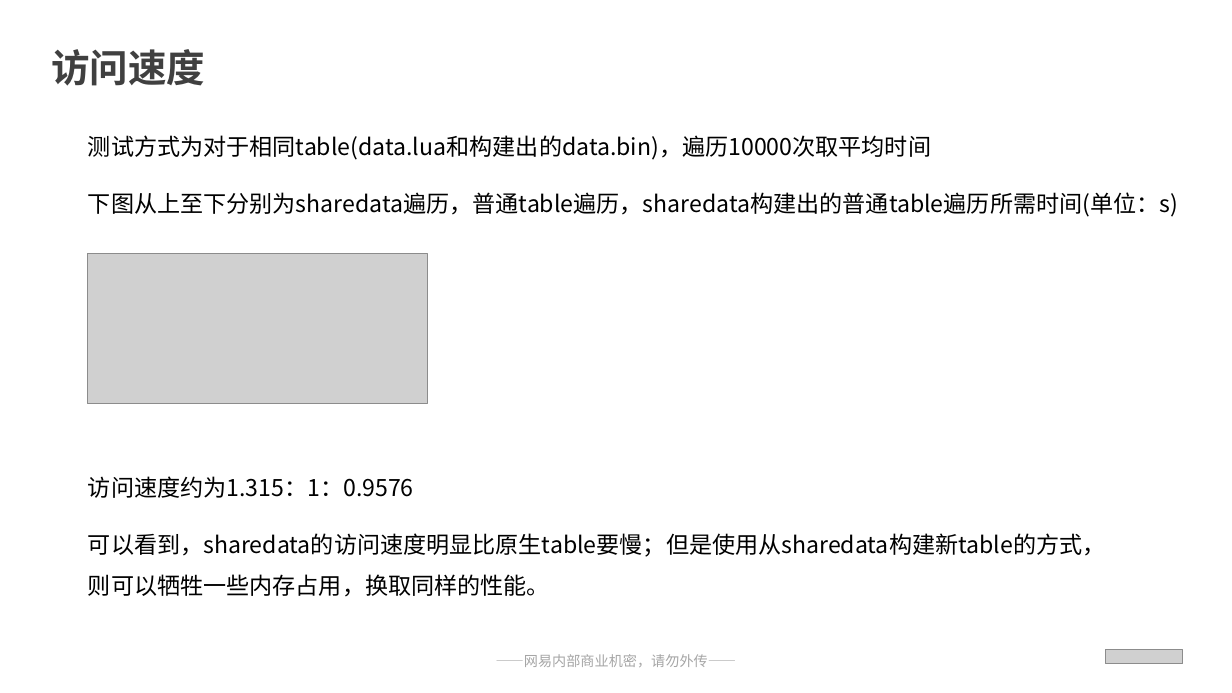
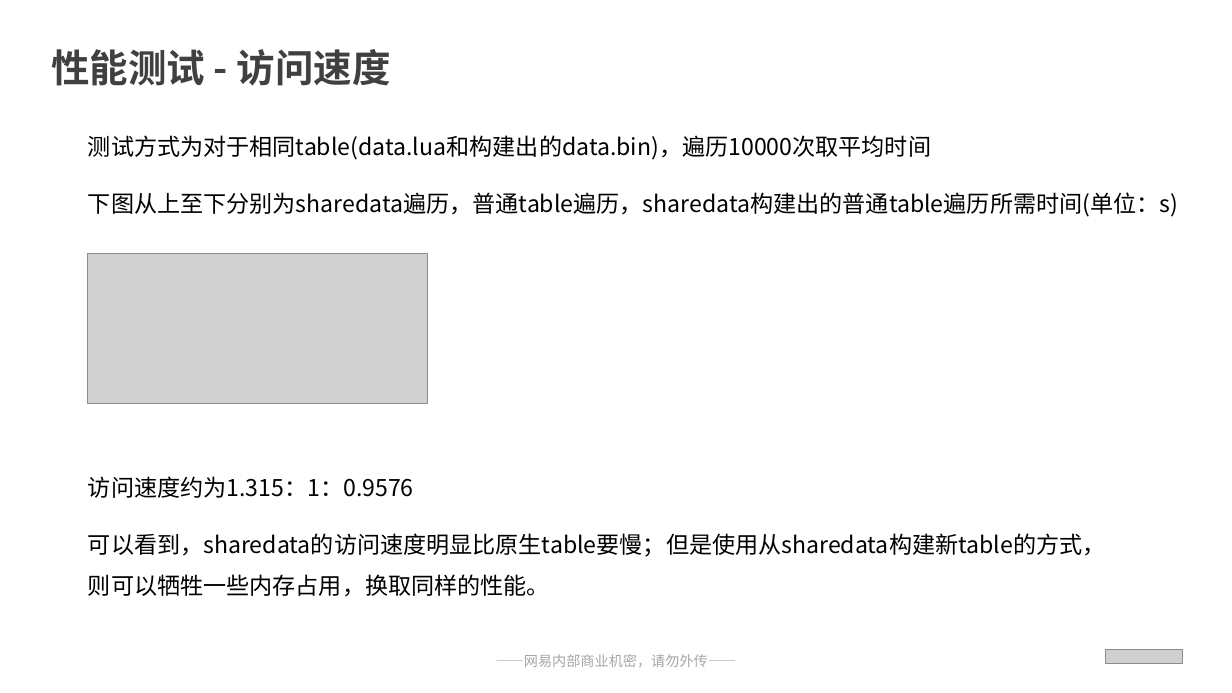
Before and after one commit to qwerbmb/lua_sh, a slide deck: slide 21 of test_speed/汇报ppt_刘淩峰.pptx. Drawn at 1232x693 pixels with LibreOffice and Linux fonts; fonts in the diff are those of the drawing; grey boxes stand for pictures. Boxes give left, top, right and bottom in pixels: in the first picture for what was removed or moved away, otherwise in the second. Text is boxed around its words. In the diff, an @@ line names an element or a change of style, - is before the commit and + after.

```diff
--- a/test_speed/汇报ppt_刘淩峰.pptx
+++ b/test_speed/汇报ppt_刘淩峰.pptx
@@ text at (51,49,391,86): text changed @@
-访问速度
+性能测试 - 访问速度
```
Also in this commit, not shown: 7 other slides changed, 3 slides added.
